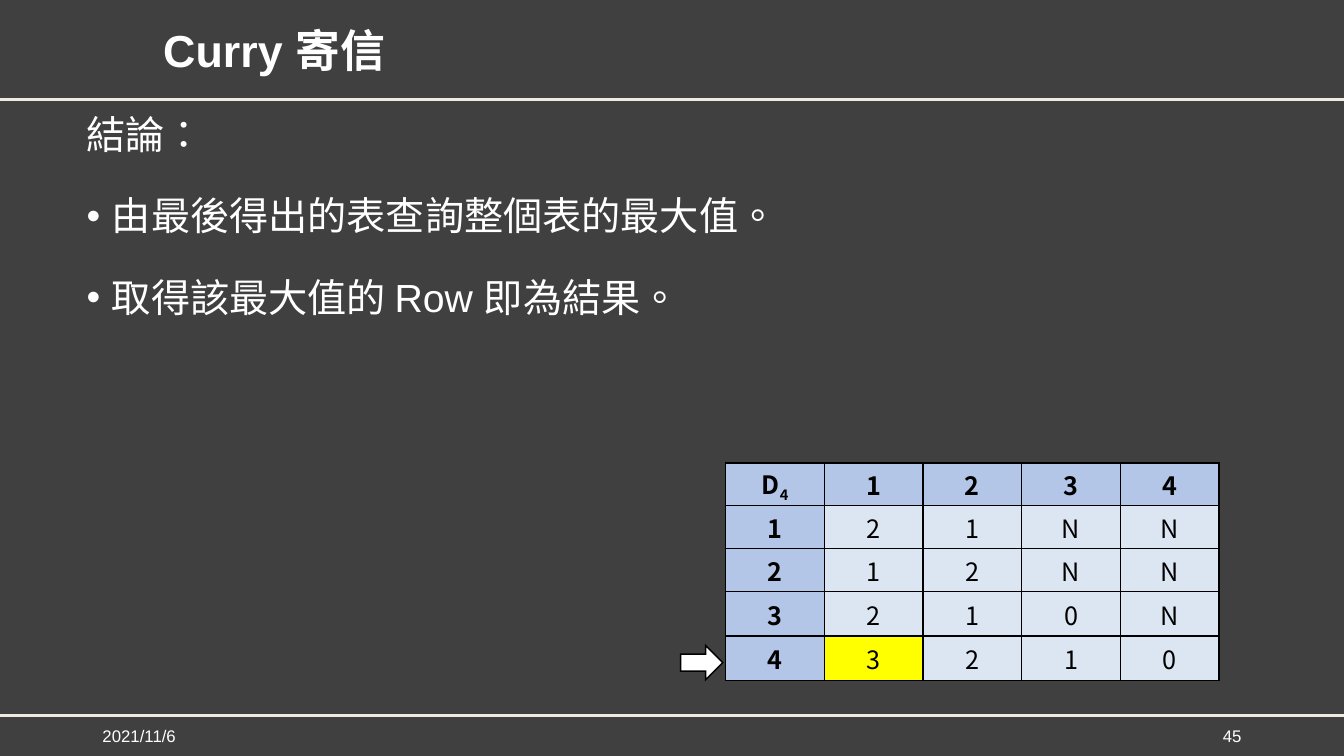
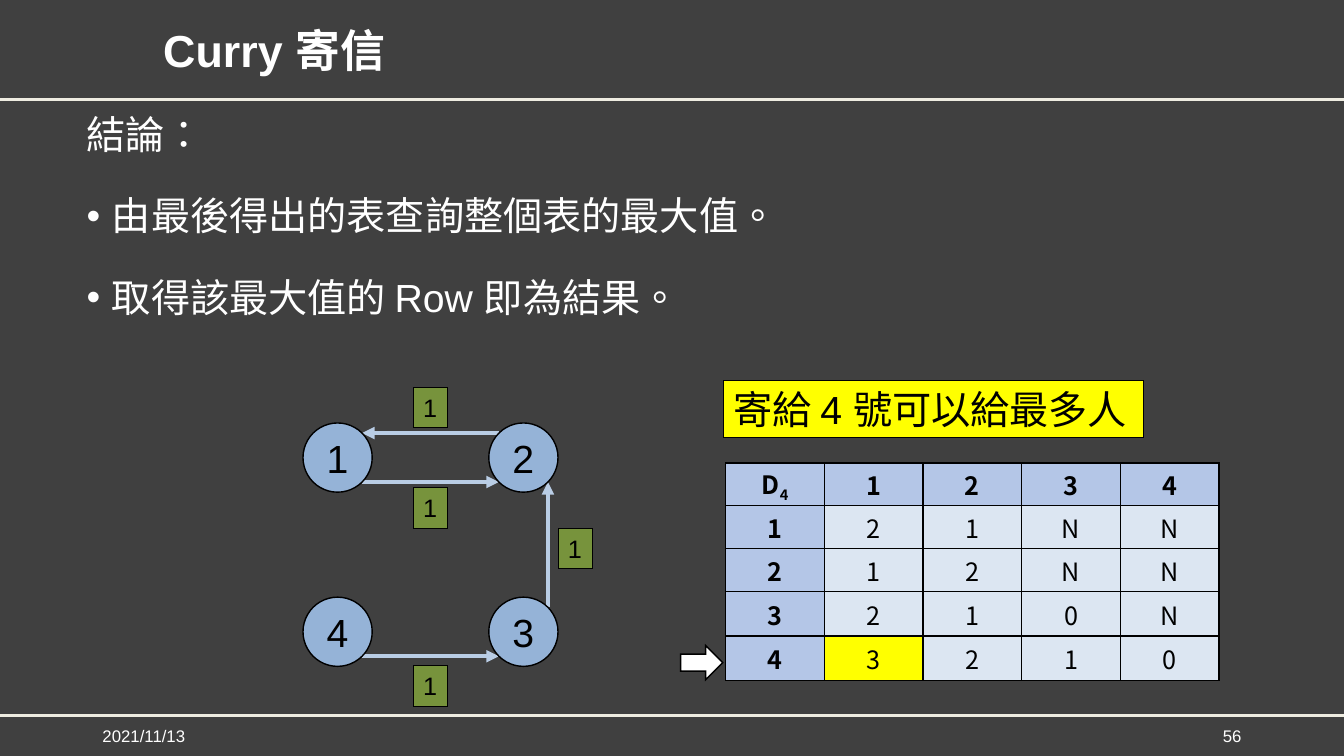
Before and after one commit to YuCheng21/nkust-genetic-algorithm, a slide deck: slide 56 of mid_project/GA_Mid_Report.pptx (slide 45 before the commit). Drawn at 1344x756 pixels with LibreOffice and Linux fonts; fonts in the diff are those of the drawing; background and template pictures are left out. Boxes give left, top, right and bottom in pixels: in the first picture for what was removed or moved away, otherwise in the second. Text is boxed around its words. In the diff, an @@ line names an element or a change of style, - is before the commit and + after.

```diff
--- a/mid_project/GA_Mid_Report.pptx
+++ b/mid_project/GA_Mid_Report.pptx
@@ rectangle added at (724, 380, 1144, 438), fill #FFFF00, outline #000000 0.75 pt, 28 pt, text #000000 @@
+寄給 4 號可以給最多人
@@ group added at (303, 387, 593, 706): 4 arrows, 4 ellipses, 4 rectangles @@
+1
+4
+3
+2
+1
+1
+1
+1
@@ text at (102, 730, 185, 742): text changed @@
-2021/11/6
+2021/11/13
@@ page number at (1223, 730, 1242, 742): text changed @@
-45
+56
```
Also in this commit, not shown: 45 other slides changed, 9 slides added.
